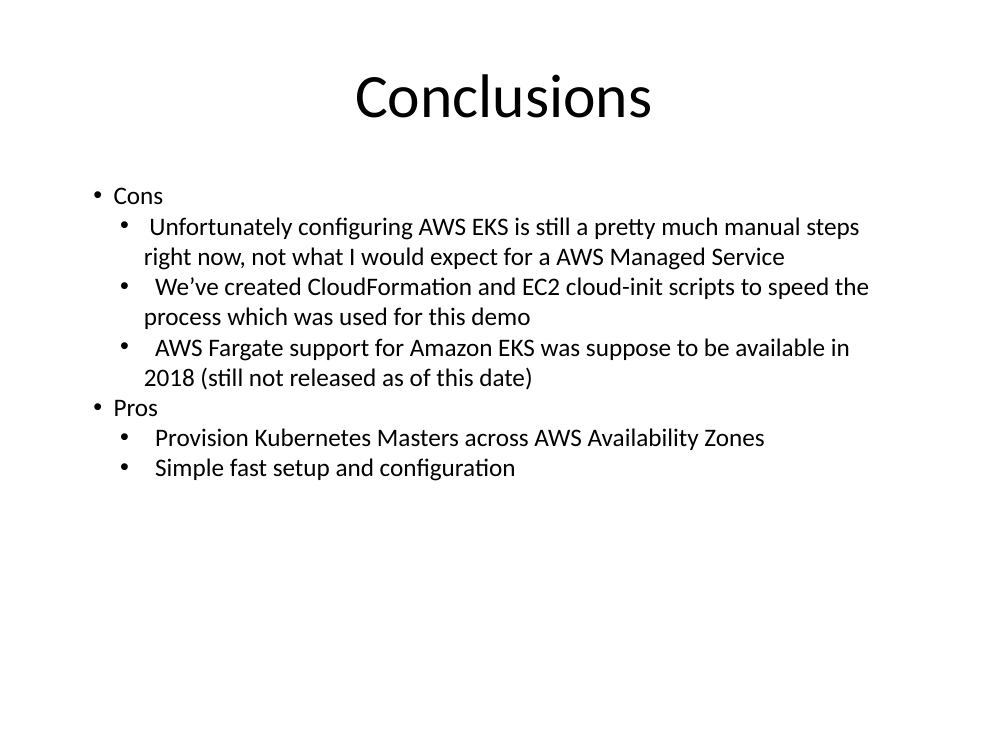
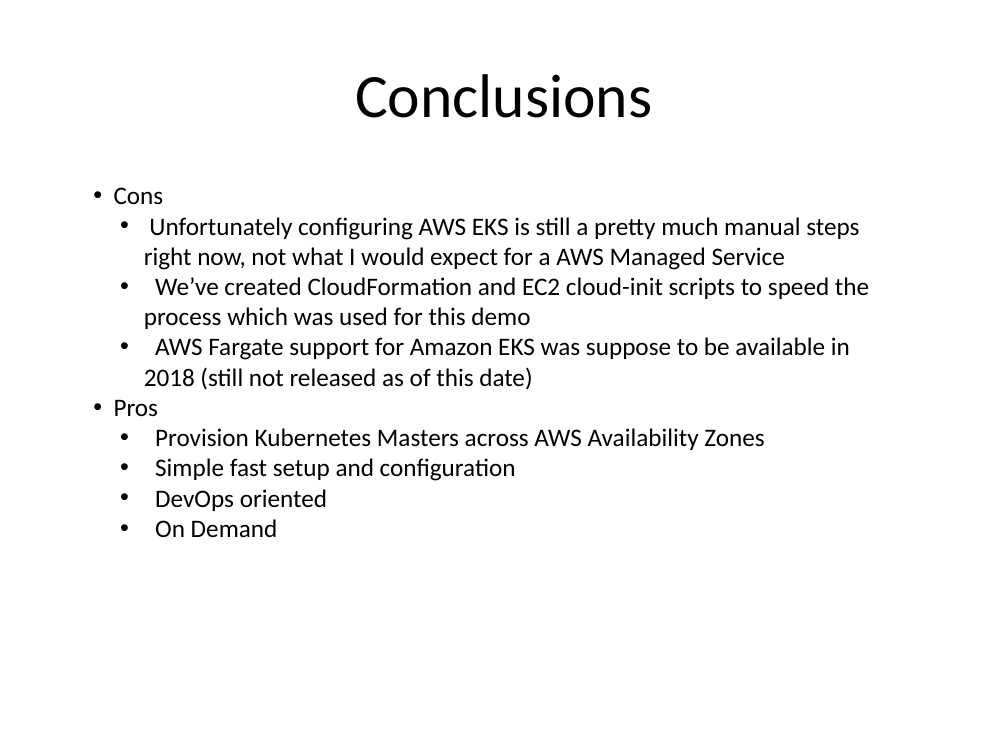
Before and after one commit to kskalvar/aws-eks-cluster-quickstart, a slide deck: slide 10 of slides/AWS-EKS-Cluster-Quickstart.pptx. Drawn at 1008x756 pixels with LibreOffice and Linux fonts; fonts in the diff are those of the drawing; background and template pictures are left out. Boxes give left, top, right and bottom in pixels: in the first picture for what was removed or moved away, otherwise in the second. Text is boxed around its words. In the diff, an @@ line names an element or a change of style, - is before the commit and + after.

```diff
--- a/slides/AWS-EKS-Cluster-Quickstart.pptx
+++ b/slides/AWS-EKS-Cluster-Quickstart.pptx
@@ text at [155, 489, 327, 537]: paragraphs added @@
+  • DevOps oriented
+  • On Demand
```
Also in this commit, not shown: 2 other slides changed.
